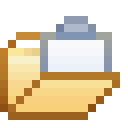
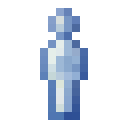
Two versions of the same layered image (128x128). Layer-by-layer changes:
showed "person" over [40,8,88,120]
hid "working set copy" over [40,16,112,72]
hid "open" over [0,32,120,120]
